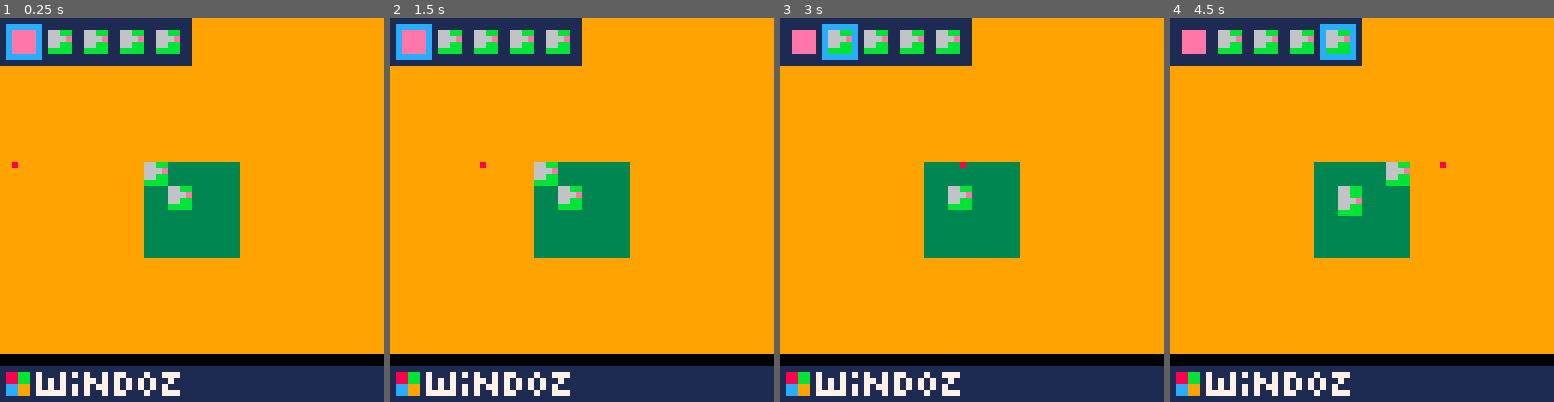
Above: before the commit, frames 1-4 (left to right).
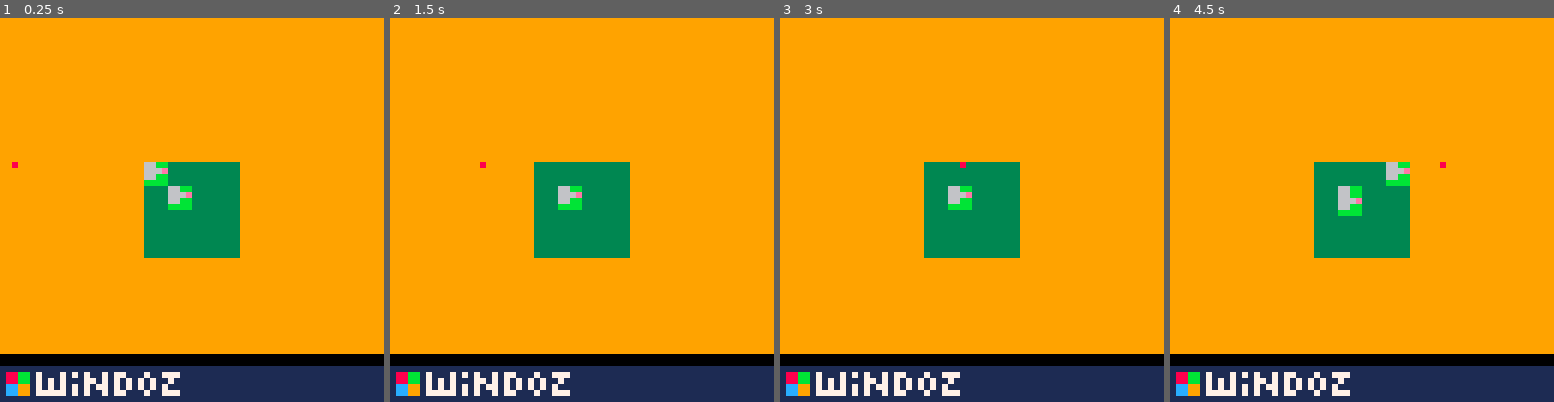
Above: after the commit, the same moments.

Repository: Darenn/Mr-Tobro
Game: PICO-8 cartridge lowrezjam.p8
Same seed, same stepped clock (60 frames per second), same inputs: the game is played once before the commit and once after it.
Inputs:
- Up to frame 1 (0.25 s): no input
- Up to frame 2 (1.5 s): tap O (Z key) at 0.33, 0.7, 1.43 s; tap X (X key) at 1.07 s
- Up to frame 3 (3 s): hold Left 1.97-2.37 s; tap X (X key) at 2.07, 2.4, 2.73 s; tap O (Z key) at 2.22 s; hold Down 2.42-2.82 s; hold Right from 2.87 s (still down)
- Up to frame 4 (4.5 s): tap X (X key) every 0.33 s from 3.07 to 4.4 s; tap O (Z key) at 3.1, 3.98 s; release Right at 3.53 s; hold Up 3.58-4.08 s; hold Right from 4.13 s (still down)

The runs differ from the first frame. In frame 1, 6.2% of the frame differs, in the area x 0-50%, y 0-13%; in frame 2, 6.6%, in the area x 0-50%, y 0-44%; in frame 3, 6.2%; in frame 4, 6.2%.

Commit message:
Started to refactor the prototype to use it in the Ludum Dare. The menu states work.

Diff:
--- a/lowrezjam.p8
+++ b/lowrezjam.p8
@@ -9,9 +9,12 @@
 g_pixel_size = 64
 g_row_tiles_count = 64 / tile_size
 
+deltatime = 1/30 -- because we're running at 30 fps
+
+
+g_in_menu = false;
+
 g_player = nil
-
-deltatime = 1/30 -- because we're running at 30 fps
 
 g_bullets = {}
 
@@ -36,9 +39,9 @@
 end
 
 function _update()
-  update_player(g_player)
-  update_bullets()
-  update_menu(g_menu)
+    update_menu(g_menu)
+    update_player(g_player)
+    update_bullets()
 end
 
 
@@ -56,7 +59,9 @@
   draw_player(g_player)
   draw_buildings()
   draw_bullets()
-  draw_menu(g_menu)
+  if (g_in_menu) then
+    draw_menu(g_menu)
+  end
 end
 
 function draw_bullets()
@@ -332,24 +337,155 @@
     menu.top_bot_icon_pixels = 2
     menu.window_width = #menu.items*tile_size + (#menu.items+1)*menu.between_icon_pixels
     menu.window_height = menu.top_bot_icon_pixels*2 + tile_size
+    menu.state = menu_states.building_selection
+    menu.building_tile_pos = {x=6, y=6}
     return menu
 end
 
+menu_states = {}
+menu_states.building_selection = 1;
+menu_states.building_location = 2;
+menu_states.building_orientation = 3;
+
+
+
 function update_menu(menu)
-  if (btnp(0)) then
-    menu.item_selected_index -= 1
-    if (menu.item_selected_index < 0) then
-      menu.item_selected_index = 0
-    end
+  if (btnp(5)) then
+    on_menu_pressed(menu)
+  end
+  if (not g_in_menu) then return end
+  if (btnp(4)) then
+    on_activate_pressed(menu)
+  elseif (btnp(0)) then
+    on_left_arrow_pressed(menu)
   elseif (btnp(1)) then
-    menu.item_selected_index += 1
+    on_right_arrow_pressed(menu)
+  elseif (btnp(2)) then
+    on_up_arrow_pressed(menu)
+  elseif (btnp(3)) then
+    on_down_arrow_pressed(menu)
+  end
+end
+
+-- menu button is 5
+-- activate button is 4
+
+function on_activate_pressed(menu)
+  if (is_in_selection(menu))then
+    menu.state = menu_states.building_location
+  elseif (is_in_location(menu)) then
+    menu.state = menu_states.building_orientation
+  elseif (is_in_orientation(menu)) then
+    menu.state = menu_states.building_selection
+    build_building()
+  end
+end
+
+function on_menu_pressed(menu)
+  if (is_in_selection(menu))then
+    g_in_menu = not g_in_menu
+  elseif (is_in_location(menu)) then
+    menu.state = menu_states.building_selection
+  elseif (is_in_orientation(menu)) then
+    menu.state = menu_states.building_location
+    build_building(menu)
+  end
+end
+
+
+function on_left_arrow_pressed(menu)
+  if (is_in_selection(menu))then
+    move_selection_left(menu)
+  elseif (is_in_location(menu)) then
+    move_location_left(menu)
+  elseif (is_in_orientation(menu)) then
+    orientate_building_leftward(menu)
+  end
+end
+
+function on_right_arrow_pressed(menu)
+  if (is_in_selection(menu))then
+    move_selection_right(menu)
+  elseif (is_in_location(menu)) then
+    move_location_right(menu)
+  elseif (is_in_orientation(menu)) then
+    orientate_building_rightward(menu)
+  end
+end
+
+function on_up_arrow_pressed(menu)
+  if (is_in_orientation(menu)) then
+    orientate_building_upward(menu)
+  end
+end
+
+function on_down_arrow_pressed(menu)
+  if (is_in_orientation(menu)) then
+    orientate_building_downward(menu)
+  end
+end
+
+function build_building(menu)
+end
+
+function move_selection_left(menu)
+  menu.item_selected_index -= 1
+  if (menu.item_selected_index < 0) then
+    menu.item_selected_index = 0
+  end
+end
+
+function move_selection_right(menu)
+  menu.item_selected_index += 1
     if (menu.item_selected_index >= #menu.items-1) then
       menu.item_selected_index = #menu.items-1
     end
-  end
-end
+end
+
+function move_location_left(menu)
+end
+
+function move_location_right(menu)
+end
+
+function orientate_building_upward(menu)
+end
+
+function orientate_building_downward(menu)
+end
+
+function orientate_building_leftward(menu)
+end
+
+function orientate_building_rightward(menu)
+end
+
+function is_in_selection(menu)
+  return menu.state == menu_states.building_selection
+end
+
+function is_in_location(menu)
+  return menu.state == menu_states.building_location
+end
+
+function is_in_orientation(menu)
+  return menu.state == menu_states.building_orientation
+end
+
+
+
 
 function draw_menu(menu)
+  if(is_in_selection(menu))then
+    draw_selection_menu(menu)
+  elseif(is_in_location(menu)) then
+    draw_location_menu(menu)
+  elseif(is_in_orientation(menu))then
+    draw_orientation_menu(menu)
+  end
+end
+
+function draw_selection_menu(menu)
   -- draw the window background
   rectfill(0, 0, menu.window_width - 1, menu.window_height - 1, menu.window_color)
 
@@ -370,6 +506,14 @@
     end
     render_sprite(sprite_id, pos_x, pos_y)
   end
+end
+
+function draw_location_menu(menu)
+  render_tiled_sprite(2, menu.building_tile_pos.x, menu.building_tile_pos.y)
+end
+
+function draw_orientation_menu(menu)
+  render_tiled_sprite(3, menu.building_tile_pos.x, menu.building_tile_pos.y)
 end
 
 __gfx__
Not shown, added: .gitignore
Not shown, changed: LowRezJam.p8c
